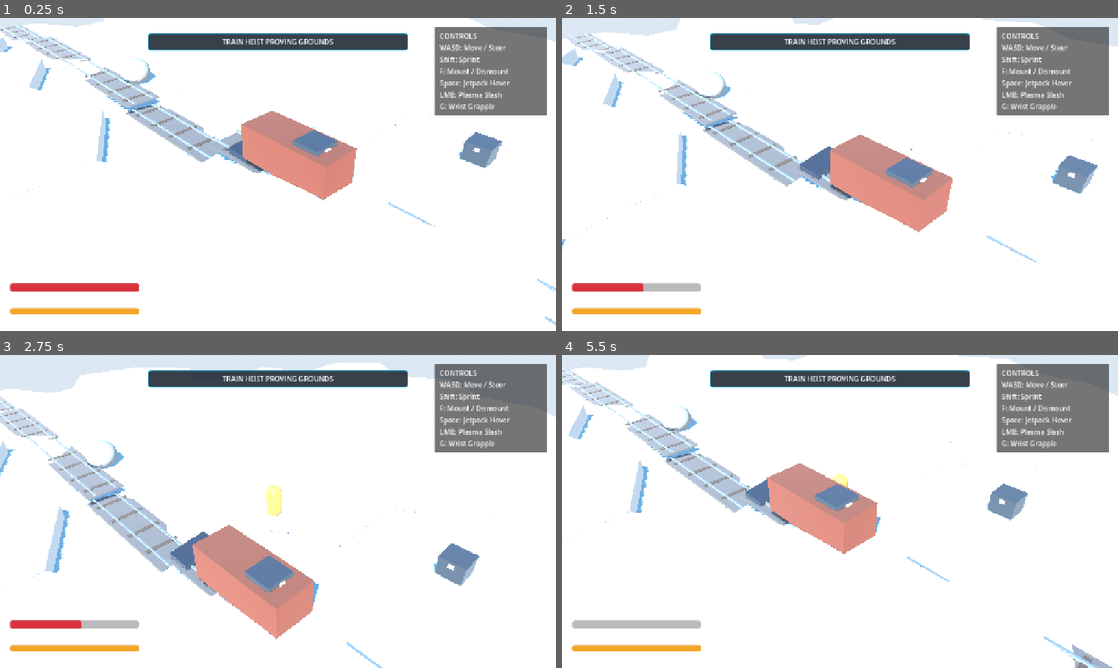
Above: before the commit, frames 1-4 (two rows, left to right).
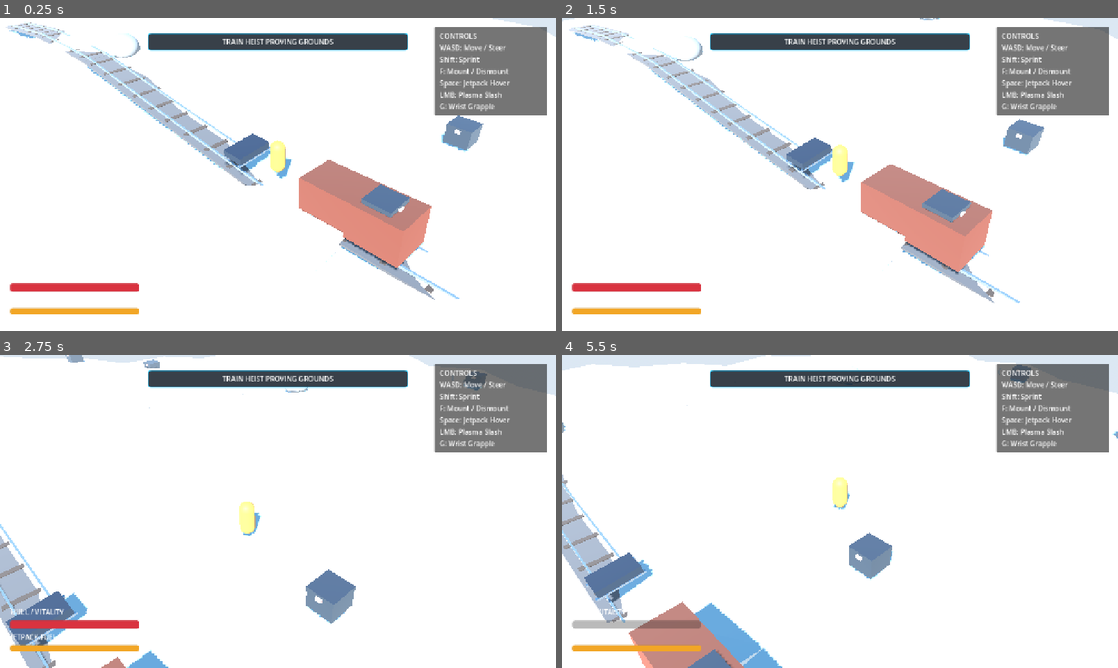
Above: after the commit, the same moments.

Repository: mcintalmo/drift
Game: Godot game, scene res://scenes/world/ProceduralSectorSandbox.tscn
The game is run twice, just before and just after one commit, with the same random seed, the same clock (stepped at 60 frames per second) and the same inputs. This scene is started directly instead of the project's main scene.
Inputs (mouse positions are in pixels of both pictures, inside the frame that each line leads up to):
- Up to frame 1 (0.25 s): no input
- Up to frame 2 (1.5 s): tap Enter (ui_accept) at 0.5, 0.77 s; move the mouse to (962, 158) at 0.52 s; hold E (pilot_lean_right) 0.53-1.25 s; click (962, 158) at 0.6 s; drag from (728, 190) to (812, 237) at 1.27 s
- Up to frame 3 (2.75 s): tap Enter (ui_accept) at 2 s; move the mouse to (333, 442) at 2.02 s; hold E (pilot_lean_right) from 2.03 s (still down); tap G (pilot_wrist_grapple) at 2.1 s
- Up to frame 4 (5.5 s): release E (pilot_lean_right) at 2.75 s; drag from (812, 574) to (673, 464) at 2.77 s; move the mouse to (1006, 558) at 3.52 s; hold Q (pilot_lean_left) 3.53-4.25 s; hold Right mouse button (winch_quick) 3.53-4.25 s; tap Enter (ui_accept) at 3.77 s; drag from (673, 464) to (756, 433) at 4.27 s; move the mouse to (867, 511) at 5.02 s; hold S (brake_reverse) from 5.03 s (still down); tap R at 5.1 s; click (867, 511) at 5.17 s

The runs differ from the first frame. In frame 1, 14% of the frame differs, in the area x 0-100%, y 0-99%; in frame 2, 15%; in frame 3, 19%, in the area x 0-100%, y 0-100%; in frame 4, 17%.

Commit message:
Eliminate artificial step walls by unifying all surface tiles to continuous zero-step base elevations, and implement 3D slope-aligned connected railroad segments

Diff:
--- /dev/null
+++ b/scratch_capture.gd
@@ -0,0 +1,20 @@
+extends SceneTree
+
+var _frame_count: int = 0
+
+func _initialize() -> void:
+	var sandbox_scene: PackedScene = load("res://scenes/world/ProceduralSectorSandbox.tscn")
+	var root_node: Node = sandbox_scene.instantiate()
+	root.add_child(root_node)
+
+func _process(delta: float) -> bool:
+	_frame_count += 1
+	if _frame_count == 35:
+		var capture_path: String = "/Users/mcint/.gemini/antigravity-ide/brain/b05a58c6-3635-460a-9bea-deb6cb3bfc68/sector_gameplay_view.png"
+		var img: Image = root.get_viewport().get_texture().get_image()
+		if img:
+			img.save_png(capture_path)
+			print("SUCCESS_CAPTURED: ", capture_path)
+		quit(0)
+		return true
+	return false
--- a/scripts/world/hex_sector_manager.gd
+++ b/scripts/world/hex_sector_manager.gd
@@ -105,9 +105,9 @@
 		_despawn_tile_at(coord)
 
 func _pre_evaluate_chasm_map(coords: Array[Vector2i]) -> void:
-	var plateau_noise: FastNoiseLite = FastNoiseLite.new()
-	plateau_noise.seed = world_seed + 7771
-	plateau_noise.frequency = 0.012
+	var hill_noise: FastNoiseLite = FastNoiseLite.new()
+	hill_noise.seed = world_seed + 7771
+	hill_noise.frequency = 0.009
 	var r_outer: float = biome_data.get("hex_cell_outer_radius_m") if "hex_cell_outer_radius_m" in biome_data else 6.0
 	var c_thresh: float = biome_data.get("chasm_threshold") if "chasm_threshold" in biome_data else -0.32
 
@@ -115,7 +115,7 @@
 		if not _chasm_registry.has(coord):
 			var wx: float = r_outer * SQRT_3 * (float(coord.x) + float(coord.y) * 0.5)
 			var wz: float = r_outer * 1.5 * float(coord.y)
-			var p_val: float = plateau_noise.get_noise_2d(wx, wz)
+			var p_val: float = hill_noise.get_noise_2d(wx, wz)
 			_chasm_registry[coord] = (p_val < c_thresh)
 
 func _spawn_tile_at(coord: Vector2i) -> void:
@@ -148,7 +148,6 @@
 		Vector2i(-1, 0), Vector2i(-1, 1), Vector2i(0, 1)
 	]
 
-	var r_outer: float = biome_data.get("hex_cell_outer_radius_m") if "hex_cell_outer_radius_m" in biome_data else 6.0
 	var my_pos: Vector3 = axial_to_world_pos(coord)
 
 	for offset: Vector2i in neighbors_offsets:
@@ -281,40 +280,33 @@
 	for p_id: int in path_ids:
 		_railroad_path.append(id_to_coord[p_id])
 
-	# 4. Construct continuous connected visual track segments
-	var r_outer: float = biome_data.get("hex_cell_outer_radius_m") if "hex_cell_outer_radius_m" in biome_data else 6.0
-
-	for idx: int in range(_railroad_path.size()):
-		var cur_coord: Vector2i = _railroad_path[idx]
-		var cur_tile: Node3D = _active_tiles[cur_coord]
-		var cur_pos: Vector3 = cur_tile.position
-
-		# Compute track tangent orientation from neighbors in path
-		var dir: Vector3 = Vector3.FORWARD
-		if idx < _railroad_path.size() - 1:
-			var next_pos: Vector3 = _active_tiles[_railroad_path[idx + 1]].position
-			dir = (next_pos - cur_pos).normalized()
-		elif idx > 0:
-			var prev_pos: Vector3 = _active_tiles[_railroad_path[idx - 1]].position
-			dir = (cur_pos - prev_pos).normalized()
-
-		_build_rail_segment(cur_pos, dir, r_outer)
+	# 4. Construct continuous connected 3D track segments between path nodes
+	for idx: int in range(_railroad_path.size() - 1):
+		var cur_pos: Vector3 = _active_tiles[_railroad_path[idx]].position
+		var next_pos: Vector3 = _active_tiles[_railroad_path[idx + 1]].position
+
+		_build_rail_segment_3d(cur_pos, next_pos)
 
 		# Place 1 abandoned train car on middle segment
-		if idx == int(_railroad_path.size() / 2):
-			_spawn_abandoned_train_car(cur_pos, dir)
+		if idx == int((_railroad_path.size() - 1) / 2):
+			var dir_3d: Vector3 = (next_pos - cur_pos).normalized()
+			var mid_pos: Vector3 = (cur_pos + next_pos) * 0.5
+			_spawn_abandoned_train_car(mid_pos, dir_3d)
 
 	railroad_generated.emit(_railroad_path.size())
 
-func _build_rail_segment(pos: Vector3, forward_dir: Vector3, radius: float) -> void:
+func _build_rail_segment_3d(from_pos: Vector3, to_pos: Vector3) -> void:
 	var segment: Node3D = Node3D.new()
 	segment.name = "RailSegment"
-	segment.position = pos + Vector3(0, 0.08, 0)
-
-	var rot_y: float = atan2(forward_dir.x, forward_dir.z)
-	segment.rotation.y = rot_y
-
-	var track_len: float = radius * SQRT_3 * 1.05
+
+	var mid_pos: Vector3 = (from_pos + to_pos) * 0.5 + Vector3(0, 0.08, 0)
+	var dir_3d: Vector3 = (to_pos - from_pos).normalized()
+	var track_len: float = from_pos.distance_to(to_pos) * 1.02
+
+	segment.position = mid_pos
+	var rot_y: float = atan2(dir_3d.x, dir_3d.z)
+	var pitch_x: float = -asin(clampf(dir_3d.y, -0.9, 0.9))
+	segment.rotation = Vector3(pitch_x, rot_y, 0)
 
 	# Gravel Ballast Bed
 	var ballast: MeshInstance3D = MeshInstance3D.new()
@@ -363,7 +355,10 @@
 	var car: StaticBody3D = StaticBody3D.new()
 	car.name = "AbandonedRailCar"
 	car.position = pos + Vector3(0, 1.4, 0)
-	car.rotation.y = atan2(forward_dir.x, forward_dir.z)
+
+	var rot_y: float = atan2(forward_dir.x, forward_dir.z)
+	var pitch_x: float = -asin(clampf(forward_dir.y, -0.9, 0.9))
+	car.rotation = Vector3(pitch_x, rot_y, 0)
 	car.collision_layer = 1
 	car.collision_mask = 6
 
--- a/scripts/world/hex_world_tile.gd
+++ b/scripts/world/hex_world_tile.gd
@@ -11,7 +11,6 @@
 @export var base_elevation_m: float = 0.0
 @export var is_hot_spring: bool = false
 @export var is_glacial_chasm: bool = false
-@export var is_plateau_cliff: bool = false
 @export var is_jump_ramp: bool = false
 @export var jump_ramp_direction: Vector2 = Vector2.ZERO
 
@@ -26,7 +25,7 @@
 	if not _static_body:
 		_build_tile_geometry([])
 
-## Initializes the hex tile with balanced rolling snowdrifts, grand hill plateaus, chasm jump ramps, and sunken glacial lakes
+## Initializes the hex tile with continuous zero-step rolling terrain, grand rolling hills, and sunken glacial chasms
 func initialize_tile(
 	coord: Vector2i,
 	biome: Resource,
@@ -46,34 +45,33 @@
 	var world_x: float = tile_outer_radius_m * SQRT_3 * (float(coord.x) + float(coord.y) * 0.5)
 	var world_z: float = tile_outer_radius_m * 1.5 * float(coord.y)
 
-	# 1. Balanced rolling base elevation noise (rich snowdrifts & carving knolls)
+	# 1. Base rolling noise & grand hill swell (continuous in world space across all surface tiles)
 	var base_noise: FastNoiseLite = FastNoiseLite.new()
 	base_noise.seed = seed_val
 	var freq: float = biome_data.get("elevation_frequency") if "elevation_frequency" in biome_data else 0.022
 	var amp: float = biome_data.get("elevation_amplitude") if "elevation_amplitude" in biome_data else 1.85
 	base_noise.frequency = freq
-	base_elevation_m = base_noise.get_noise_2d(world_x, world_z) * amp
-
-	# 2. Discrete Macro Plateau / Chasm Tiers
-	var plateau_noise: FastNoiseLite = FastNoiseLite.new()
-	plateau_noise.seed = seed_val + 7771
-	plateau_noise.frequency = 0.012
-	var p_val: float = plateau_noise.get_noise_2d(world_x, world_z)
-	var p_thresh: float = biome_data.get("plateau_threshold") if "plateau_threshold" in biome_data else 0.30
+
+	var hill_noise: FastNoiseLite = FastNoiseLite.new()
+	hill_noise.seed = seed_val + 7771
+	hill_noise.frequency = 0.009
+	var hill_amp: float = biome_data.get("plateau_tier_height_m") if "plateau_tier_height_m" in biome_data else 3.8
+
+	# Calculate continuous surface elevation (smooth rolling terrain + grand hill swells)
+	var rolling_h: float = base_noise.get_noise_2d(world_x, world_z) * amp
+	var hill_h: float = maxf(0.0, hill_noise.get_noise_2d(world_x, world_z) * hill_amp * 1.8)
+	base_elevation_m = rolling_h + hill_h
+
+	# 2. Glacial Chasm Detection (The ONLY discrete vertical drop in the sector)
 	var c_thresh: float = biome_data.get("chasm_threshold") if "chasm_threshold" in biome_data else -0.32
-	var tier_h: float = biome_data.get("plateau_tier_height_m") if "plateau_tier_height_m" in biome_data else 3.8
-
-	var macro_tier_offset: float = 0.0
-	if p_val > p_thresh:
-		is_plateau_cliff = true
-		macro_tier_offset = tier_h # Elevated Grand Hill Plateau (+3.8m)
-	elif p_val < c_thresh and not is_hot_spring:
+	var p_val: float = hill_noise.get_noise_2d(world_x, world_z)
+
+	var chasm_offset_y: float = 0.0
+	if p_val < c_thresh and not is_hot_spring and not is_jump_ramp:
 		is_glacial_chasm = true
-		macro_tier_offset = -6.5 # Sunken Glacial Crevasse / Frozen Lake (-6.5m)
-	elif is_jump_ramp:
-		macro_tier_offset = 1.4 # Natural launch hill beside crevasse
-
-	position = Vector3(world_x, base_elevation_m + macro_tier_offset, world_z)
+		chasm_offset_y = -6.5 # Sunken Glacial Crevasse / Frozen Lake (-6.5m)
+
+	position = Vector3(world_x, base_elevation_m + chasm_offset_y, world_z)
 
 	if is_hot_spring:
 		surface_type = &"slush"
@@ -86,14 +84,21 @@
 		else:
 			surface_type = &"pack"
 
-	# Corner heights sample continuous rolling hill noise + jump ramp kicker profile
-	_cached_corner_heights = _compute_corner_heights(world_x, world_z, base_noise, amp)
+	# Corner heights sample continuous world elevation + jump ramp kicker profile
+	_cached_corner_heights = _compute_continuous_corner_heights(world_x, world_z, base_noise, amp, hill_noise, hill_amp)
 
 	_build_tile_geometry(_cached_corner_heights)
 	_spawn_procedural_features(seed_val)
 
-## Evaluates continuous rolling elevation and builds jump ramp kicker profile facing the chasm
-func _compute_corner_heights(center_x: float, center_z: float, base_noise: FastNoiseLite, amp: float) -> Array[float]:
+## Evaluates continuous rolling elevation and adds jump ramp kicker lip facing the chasm
+func _compute_continuous_corner_heights(
+	center_x: float,
+	center_z: float,
+	base_noise: FastNoiseLite,
+	amp: float,
+	hill_noise: FastNoiseLite,
+	hill_amp: float
+) -> Array[float]:
 	var corner_heights: Array[float] = []
 
 	for i: int in range(6):
@@ -101,18 +106,19 @@
 		var corner_world_x: float = center_x + (tile_outer_radius_m * cos(angle_rad))
 		var corner_world_z: float = center_z + (tile_outer_radius_m * sin(angle_rad))
 
-		# Sample continuous base rolling elevation
-		var corner_world_elevation: float = base_noise.get_noise_2d(corner_world_x, corner_world_z) * amp
+		# Sample continuous rolling and hill elevation at this exact corner coordinate
+		var corner_rolling: float = base_noise.get_noise_2d(corner_world_x, corner_world_z) * amp
+		var corner_hill: float = maxf(0.0, hill_noise.get_noise_2d(corner_world_x, corner_world_z) * hill_amp * 1.8)
+		var corner_world_elevation: float = corner_rolling + corner_hill
+
 		var local_y: float = corner_world_elevation - base_elevation_m
 
-		# If this tile is a jump ramp, elevate the lip facing the chasm into a natural kicker (+1.2m)
+		# Jump Ramp: elevate the lip facing the chasm (+1.5m kicker) with seamless approach grade
 		if is_jump_ramp and jump_ramp_direction.length_squared() > 0.01:
 			var corner_dir_2d: Vector2 = Vector2(cos(angle_rad), sin(angle_rad)).normalized()
 			var ramp_dot: float = corner_dir_2d.dot(jump_ramp_direction.normalized())
 			if ramp_dot > 0.1:
-				local_y += ramp_dot * 1.35 # Kicker launch lip
-			else:
-				local_y -= absf(ramp_dot) * 0.4 # Smooth approach grade
+				local_y += ramp_dot * 1.50 # Kicker launch lip facing chasm
 
 		corner_heights.append(local_y)
 
@@ -158,15 +164,15 @@
 		var vz: float = radius * sin(angle_rad)
 		var vy: float = corner_heights[i] if i < corner_heights.size() else 0.0
 		top_vertices.append(Vector3(vx, vy, vz))
-		# Bottom vertices extend straight down vertically deep into bedrock (no gaps)
+		# Bottom vertices extend straight down vertically deep into bedrock
 		bottom_vertices.append(Vector3(vx, -depth, vz))
 
-	# Center Vertex: shallow basin if hot spring (-0.9m), slight rise if jump ramp (+0.5m), level otherwise
+	# Center Vertex: shallow basin if hot spring (-0.9m), slight rise if jump ramp (+0.4m), level otherwise
 	var center_y: float = 0.0
 	if is_hot_spring:
 		center_y = -0.9
 	elif is_jump_ramp:
-		center_y = 0.45
+		center_y = 0.40
 
 	var top_center: Vector3 = Vector3(0.0, center_y, 0.0)
 	var bottom_center: Vector3 = Vector3(0.0, -depth, 0.0)
@@ -222,10 +228,6 @@
 		mat.albedo_color = Color(0.12, 0.45, 0.70, 0.92) # Glassy turquoise frozen lake ice
 		mat.roughness = 0.04
 		mat.metallic = 0.65
-		return mat
-	elif is_plateau_cliff or is_jump_ramp:
-		mat.albedo_color = Color(0.88, 0.92, 0.98, 1.0) # Grand snow plateau and packed jump ramp
-		mat.roughness = 0.60
 		return mat
 
 	match surface:
@@ -266,7 +268,6 @@
 		_setup_hot_spring_basin()
 		return
 
-	# Don't clutter jump ramps or chasm lake with dense trees so jumps are clear and thrilling
 	if is_glacial_chasm or is_jump_ramp or not biome_data:
 		return
 
--- a/test/unit/test_hex_world_gen.gd
+++ b/test/unit/test_hex_world_gen.gd
@@ -91,8 +91,13 @@
 	noise.frequency = biome.elevation_frequency
 	var amp: float = biome.elevation_amplitude
 
-	var corners_a: Array[float] = tile_a._compute_corner_heights(tile_a.position.x, tile_a.position.z, noise, amp)
-	var corners_b: Array[float] = tile_b._compute_corner_heights(tile_b.position.x, tile_b.position.z, noise, amp)
+	var hill_noise: FastNoiseLite = FastNoiseLite.new()
+	hill_noise.seed = 4281 + 7771
+	hill_noise.frequency = 0.009
+	var hill_amp: float = 3.8
+
+	var corners_a: Array[float] = tile_a._compute_continuous_corner_heights(tile_a.position.x, tile_a.position.z, noise, amp, hill_noise, hill_amp)
+	var corners_b: Array[float] = tile_b._compute_continuous_corner_heights(tile_b.position.x, tile_b.position.z, noise, amp, hill_noise, hill_amp)
 
 	var world_y_a0: float = tile_a.position.y + corners_a[0]
 	var world_y_b2: float = tile_b.position.y + corners_b[2]
@@ -150,7 +155,11 @@
 	var noise: FastNoiseLite = FastNoiseLite.new()
 	noise.seed = 1337
 	noise.frequency = biome.elevation_frequency
-	var corners: Array[float] = tile._compute_corner_heights(tile.position.x, tile.position.z, noise, biome.elevation_amplitude)
+	var hill_noise: FastNoiseLite = FastNoiseLite.new()
+	hill_noise.seed = 1337 + 7771
+	hill_noise.frequency = 0.009
+
+	var corners: Array[float] = tile._compute_continuous_corner_heights(tile.position.x, tile.position.z, noise, biome.elevation_amplitude, hill_noise, 3.8)
 
 	# East corner (index 0 at +30 deg) should have positive kicker elevation compared to approach
 	var east_kicker: float = corners[0]
